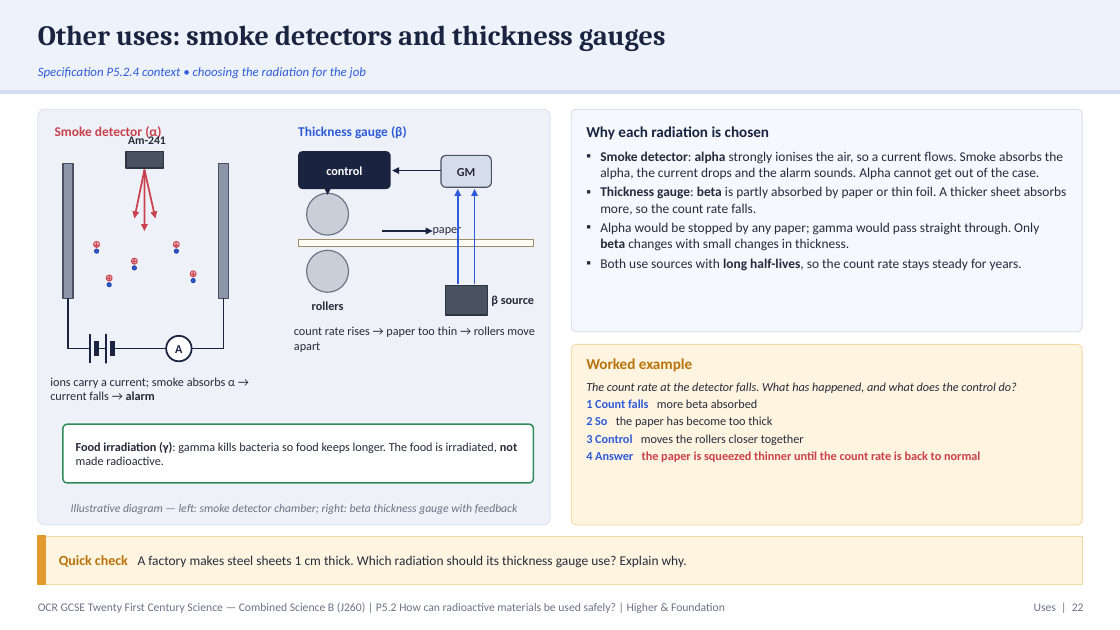
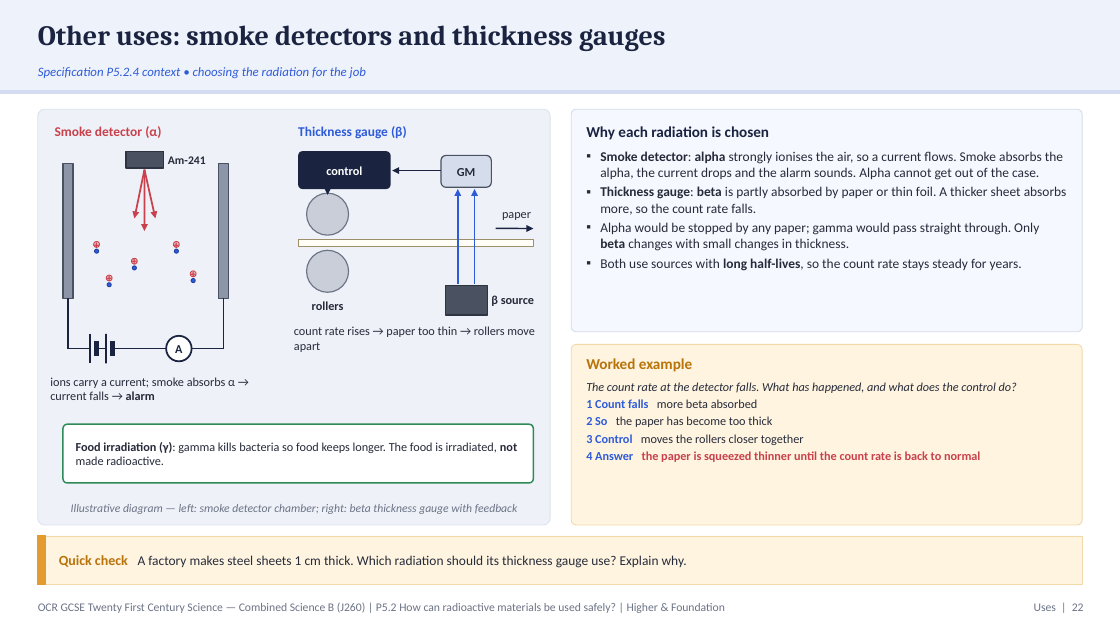
Before and after one commit to pstephenphilip-ship-it/Piri-MBBS, a slide deck: slide 22 of gcse-slides/ocr-physics/OCR21C_P5.2_UsingRadioactiveMaterialsSafely_Combined.pptx. Drawn at 1120x630 pixels with LibreOffice and Linux fonts; fonts in the diff are those of the drawing. Boxes give left, top, right and bottom in pixels: in the first picture for what was removed or moved away, otherwise in the second. Text is boxed around its words. In the diff, an @@ line names an element or a change of style, - is before the commit and + after.

```diff
--- a/gcse-slides/ocr-physics/OCR21C_P5.2_UsingRadioactiveMaterialsSafely_Combined.pptx
+++ b/gcse-slides/ocr-physics/OCR21C_P5.2_UsingRadioactiveMaterialsSafely_Combined.pptx
@@ text "Am-241": place and size @@
-text "Am-241" at [128, 134, 166, 144]
+text "Am-241" at [168, 156, 206, 164]
@@ text "Am-241" at [168, 156, 206, 164]: alignment centre to left @@
@@ text "paper": place and size @@
-text "paper" at [433, 223, 462, 237]
+text "paper" at [502, 212, 531, 220]
@@ text "paper" at [502, 212, 531, 220]: alignment left to centre @@
@@ arrow moved from (382, 231) - (433, 231) to (496, 229) - (534, 229) @@
```
Also in this commit, not shown: 12 other slides changed, 2 other files.
